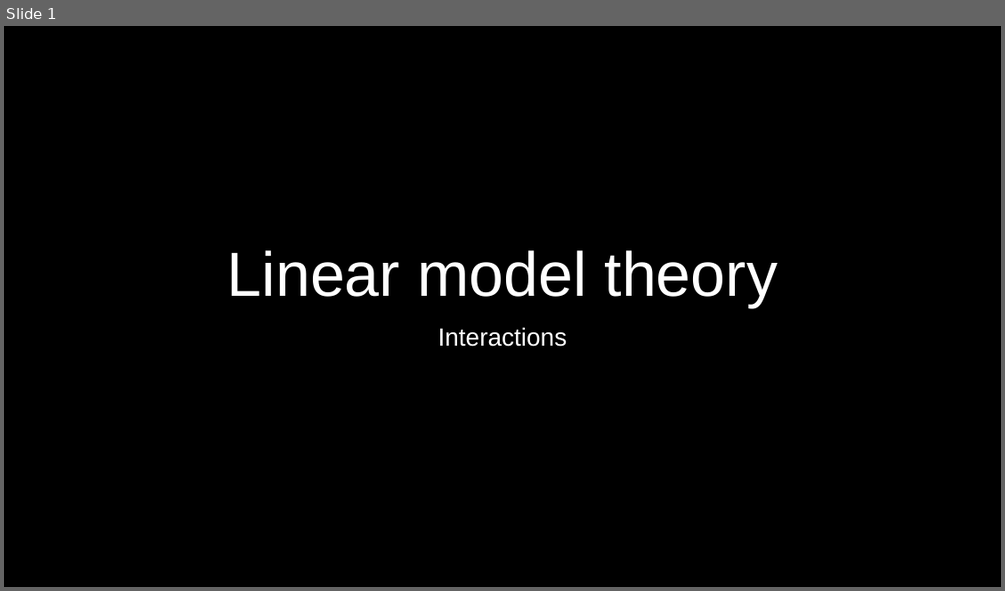
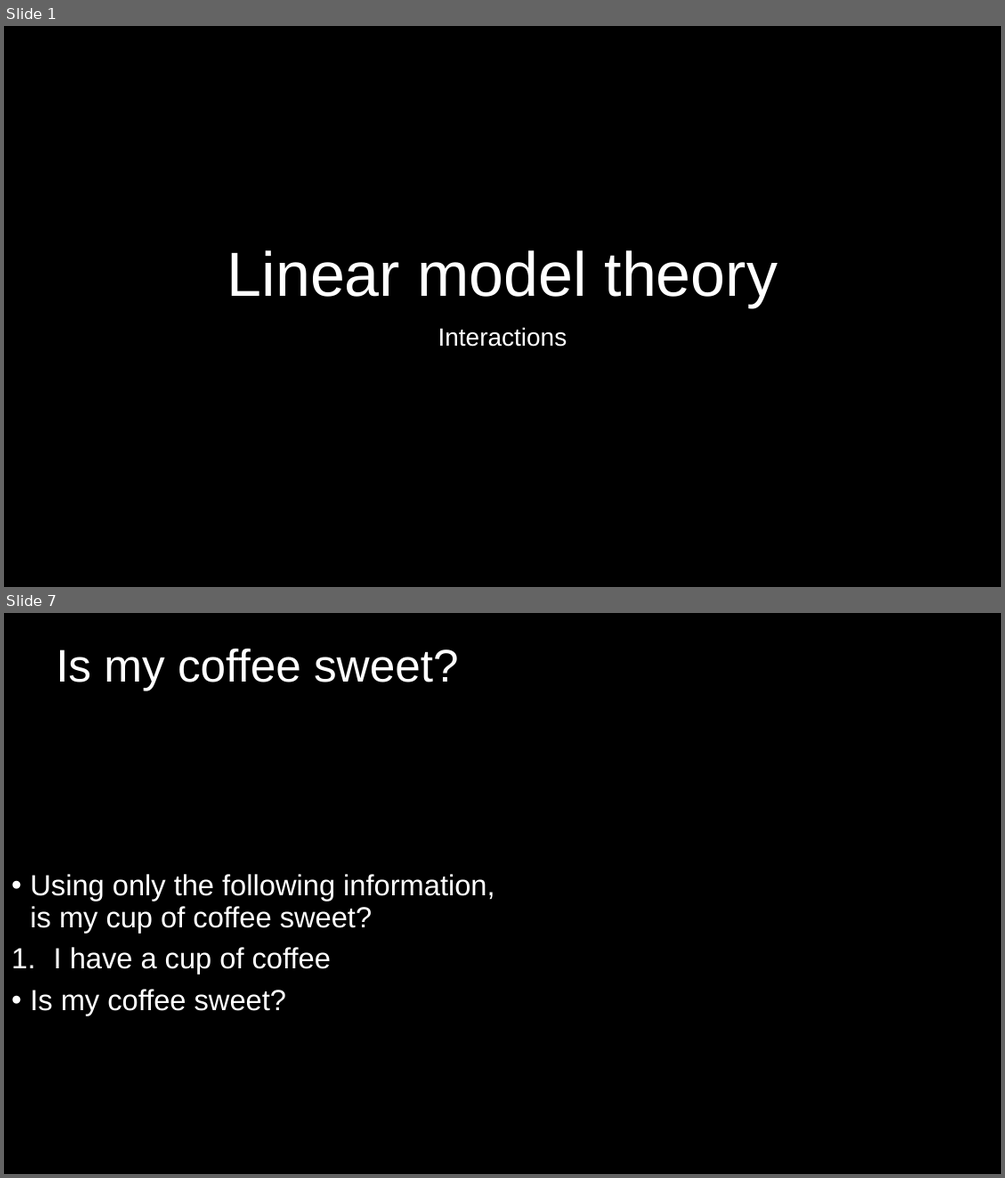
Before and after one commit to DeonRoos/006-BI3010, a slide deck: Lecture 10 - Interaction LM/Lecture 8.1 Interactions.pptx. Shown one above the other, each under a label of ours: slide 1 before the commit, slides 1 and 7 after it; the slides between them are not shown. The pictures are 1005x591 and 1005x1178 pixels, drawn with LibreOffice and Linux fonts; fonts in the diff are those of the drawing. Boxes give left, top, right and bottom in pixels: in the first picture for what was removed or moved away, otherwise in the second. Text is boxed around its words. In the diff, an @@ line names an element or a change of style, - is before the commit and + after.

```diff
--- a/Lecture 10 - Interaction LM/Lecture 8.1 Interactions.pptx
+++ b/Lecture 10 - Interaction LM/Lecture 8.1 Interactions.pptx
@@ slide 7 added at (4,613,1001,1174), background #000000 @@
@@ title added at (56,649,459,690), 44 pt, text #FFFFFF @@
+Is my coffee sweet?
@@ text added at (30,874,494,1015), 28 pt, text #FFFFFF @@
+• Using only the following information, is my cup of coffee sweet?
+1. I have a cup of coffee
+• Is my coffee sweet?
```
Also in this commit, not shown: 1 slide changed, 11 other slides added, 1 slide removed.
